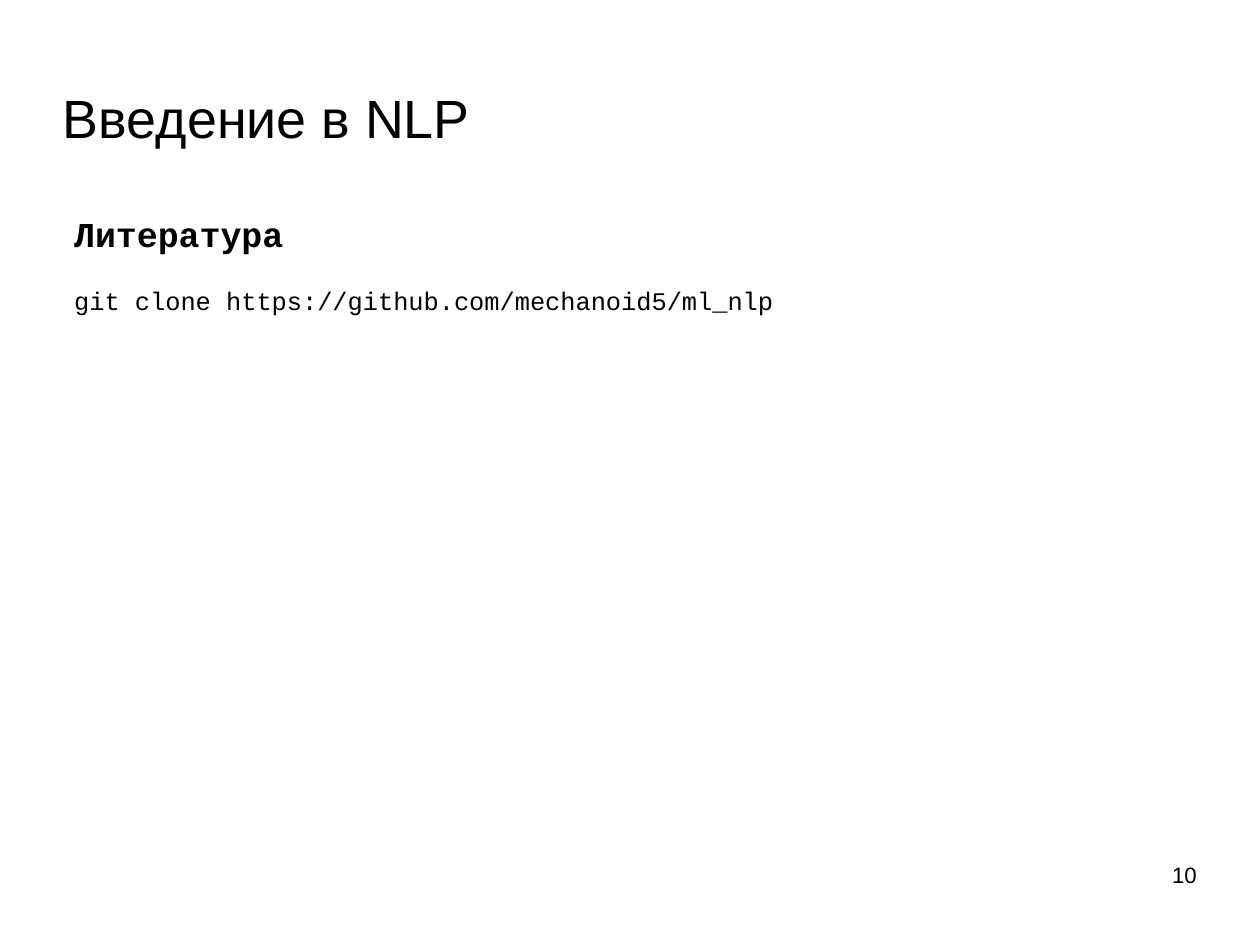
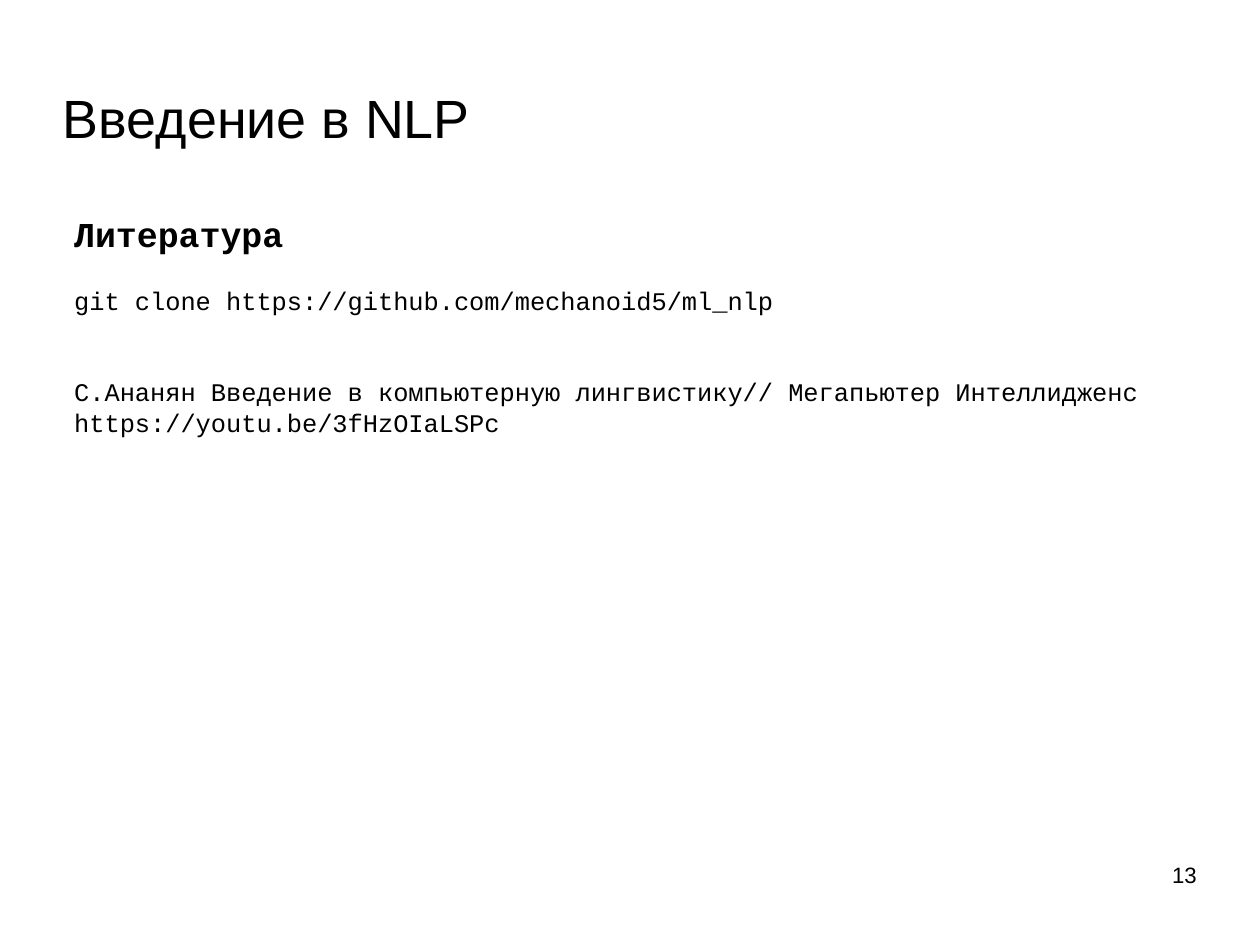
Before and after one commit to mechanoid5/ml_nlp_2022, a slide deck: slide 13 of 01-intro.odp (slide 10 before the commit). Drawn at 1260x945 pixels with LibreOffice and Linux fonts; fonts in the diff are those of the drawing; background and template pictures are left out. Boxes give left, top, right and bottom in pixels: in the first picture for what was removed or moved away, otherwise in the second. Text is boxed around its words. In the diff, an @@ line names an element or a change of style, - is before the commit and + after.

```diff
--- a/01-intro.odp
+++ b/01-intro.odp
@@ text at [74,383,1137,438]: paragraphs added @@
+С.Ананян Введение в компьютерную лингвистику// Мегапьютер Интеллидженс
+https://youtu.be/3fHzOIaLSPc
@@ page number at [1172,867,1197,884]: text changed @@
-10
+13
```
Also in this commit, not shown: 3 slides added, 6 other files.
